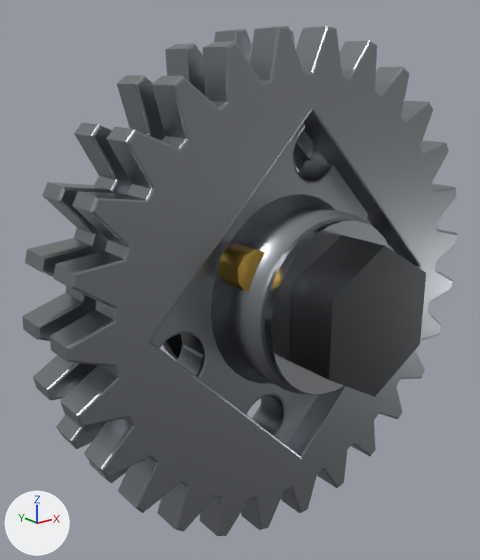
Renders of the glTF model porsche-911sc-engine/parts/cam-sprocket-left.glb from each side of a commit.
The view is the same before and after, from a 50 mm lens placed at (-370.3, -322.2, 37.8), pointed at (-300.0, -234.3, 2.7). Arrows for +X, +Y and +Z are at lower left; the lights stay in place. The older version comes first. Where no turn or scale is listed for an object, it has been applied to the vertices. Vertices at exactly the same position are counted once.

The first picture shows 'cam-sprocket-left:brass', 'cam-sprocket-left:darkSteel', 'cam-sprocket-left:polishedSteel', 'cam-sprocket-left:steel'.
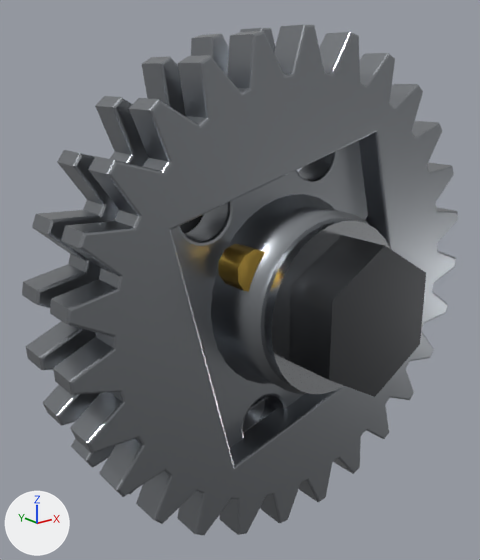
Where the newer file only moved an object's origin or applied its transform, the numbers keep the older frame.

Diff of the bpy script that builds the scene:
```diff
--- a/porsche-911sc-engine/parts/cam-sprocket-left.glb.py
+++ b/porsche-911sc-engine/parts/cam-sprocket-left.glb.py
@@ me_mesh_0 @@
 # used by ob_cam_sprocket_left_steel; location = (-292.0, -237.4, 0.0)
-me_mesh_0.from_pydata(...)  # 3864 vertices, 7688 faces; spans x -44.8..44.8, y -10.6..10.6, z -44.8..44.8
+me_mesh_0.from_pydata(...)  # 3864 vertices, 7688 faces; spans x -44.7..44.9, y -10.5..10.5, z -44.7..44.9
+# me_mesh_0 part 1: the loose piece of 676 vertices spanning x -44.8..44.8, y 4.5..10.6, z -44.8..44.8 is turned -59.7 degrees about the y axis through the mesh origin
+# me_mesh_0 part 2: the loose piece of 676 vertices spanning x -44.8..44.8, y -5.6..0.3, z -44.8..44.8 is turned -59.7 degrees about the y axis through the mesh origin
 me_mesh_0.materials.append(mat_steel)
```

Pixel boxes (x1, y1, x2, y2) of what changed, in the pictures (480 x 560 px; the box of a moved part takes in the faces that stretch with it):
'cam-sprocket-left:steel', reshaped
    before: (22, 26, 457, 536)
    after: (22, 25, 458, 535)
part 1 of me_mesh_0, moved or reshaped
    before: (22, 29, 373, 483)
    after: (22, 28, 276, 494)
part 2 of me_mesh_0, moved or reshaped
    before: (50, 26, 457, 536)
    after: (50, 25, 458, 535)
